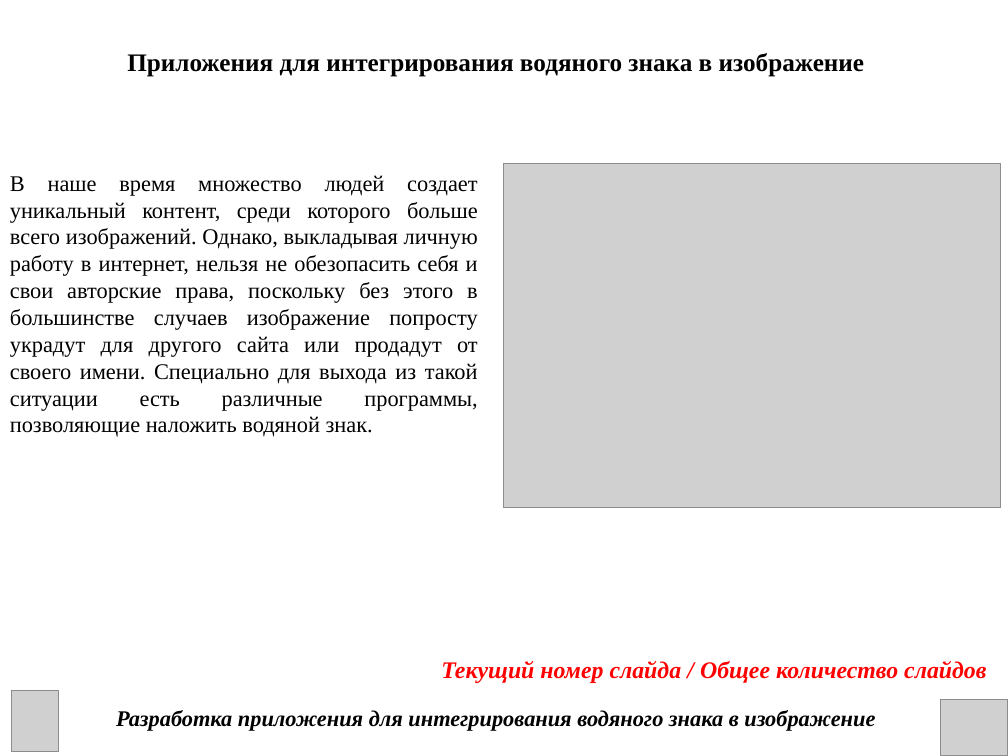
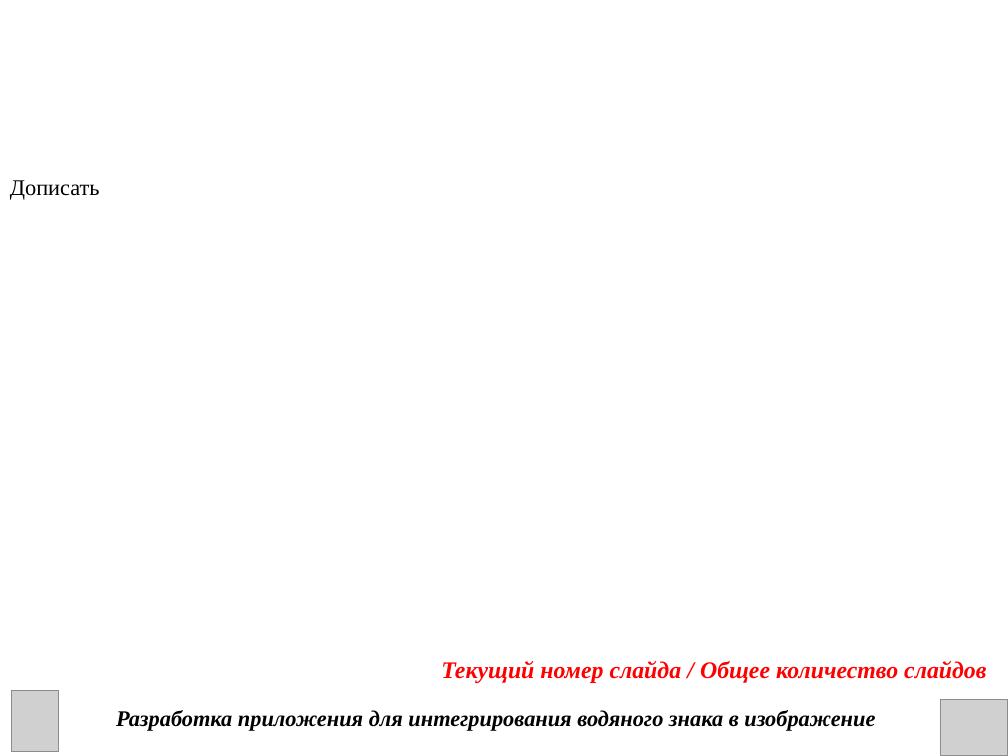
Before and after one commit to DanChoys1/DanChoys, a slide deck: slide 9 of КП презентация.ppt. Drawn at 1008x756 pixels with LibreOffice and Linux fonts; fonts in the diff are those of the drawing; grey boxes stand for pictures. Boxes give left, top, right and bottom in pixels: in the first picture for what was removed or moved away, otherwise in the second. Text is boxed around its words. In the diff, an @@ line names an element or a change of style, - is before the commit and + after.

```diff
--- a/КП презентация.ppt
+++ b/КП презентация.ppt
@@ text removed at (127,53,865,77) @@
-Приложения для интегрирования водяного знака в изображение
@@ picture removed at (504,163,1001,507) @@
@@ text at (10,180,100,200): text changed @@
-В наше время множество людей создает уникальный контент, среди которого больше всего изображений. Однако, выкладывая личную работу в интернет, нельзя не обезопасить себя и свои авторские права, поскольку без этого в большинстве случаев изображение попросту украдут для другого сайта или продадут от своего имени. Специально для выхода из такой ситуации есть различные программы, позволяющие наложить водяной знак.
+Дописать
```
Also in this commit, not shown: 4 other slides changed.
